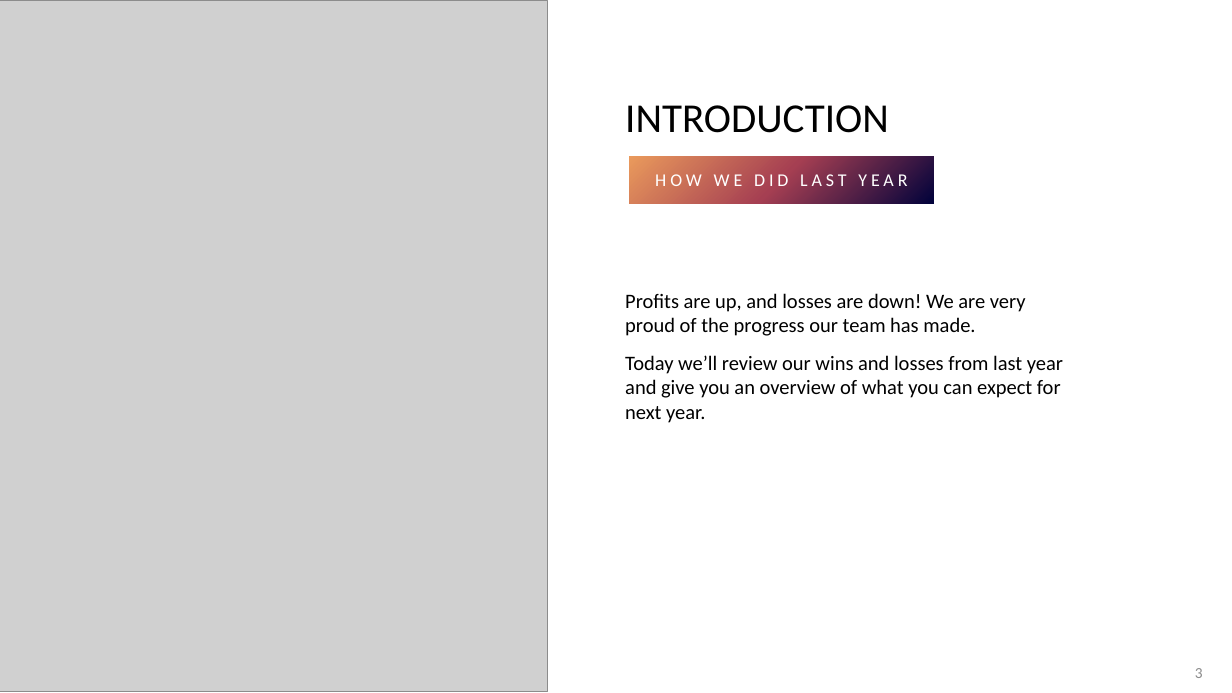
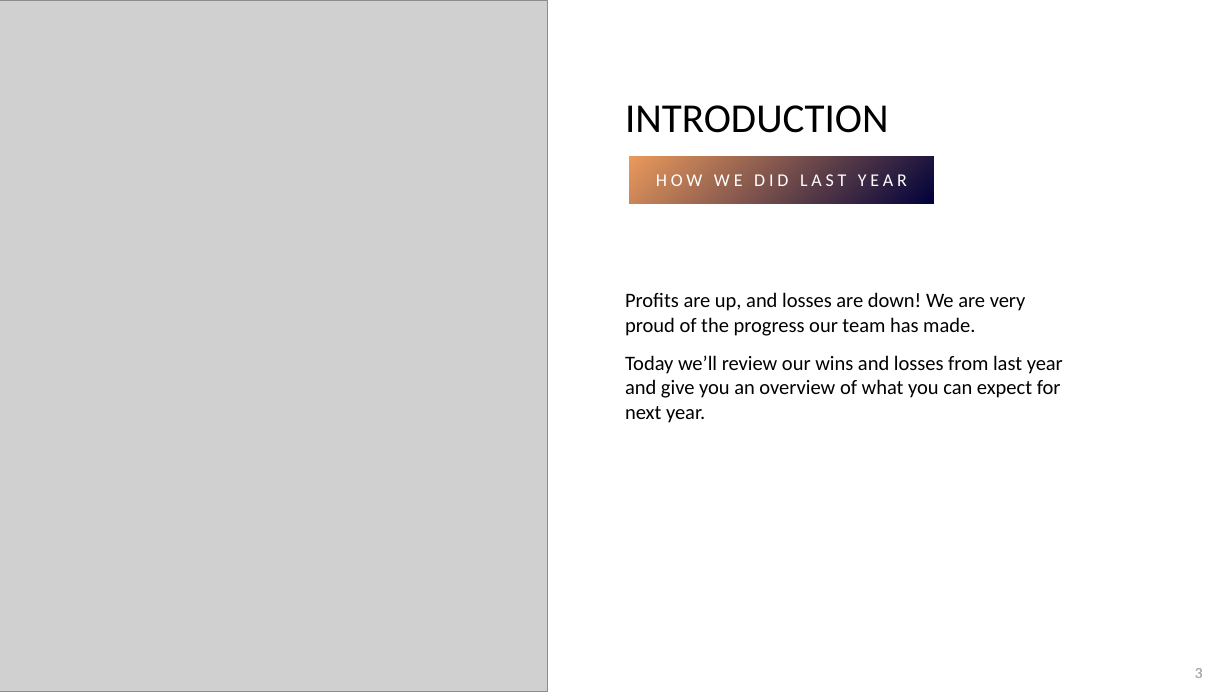
Before and after one commit to marcolongol/bff, a slide deck: slide 3 of API Gateway vs BFF_v0.pptx. Drawn at 1232x693 pixels with LibreOffice and Linux fonts; fonts in the diff are those of the drawing; grey boxes stand for pictures. Boxes give left, top, right and bottom in pixels: in the first picture for what was removed or moved away, otherwise in the second. Text is boxed around its words. In the diff, an @@ line names an element or a change of style, - is before the commit and + after.

```diff
--- a/API Gateway vs BFF_v0.pptx
+++ b/API Gateway vs BFF_v0.pptx
@@ text "HOW WE DID LAST YEAR" at [629,156,934,203]: fill gradient #01023B to #A53F52 to #EA9A5C to gradient #EA9A5C to #01023B @@
@@ page number at [1167,653,1212,690]: text colour #8C8C8C to #B2B2B2 @@
@@ page number added at [1195,668,1203,678], 12 pt, text #8B8B8B @@
+3
```
Also in this commit, not shown: 12 other slides changed, 3 slides added.
